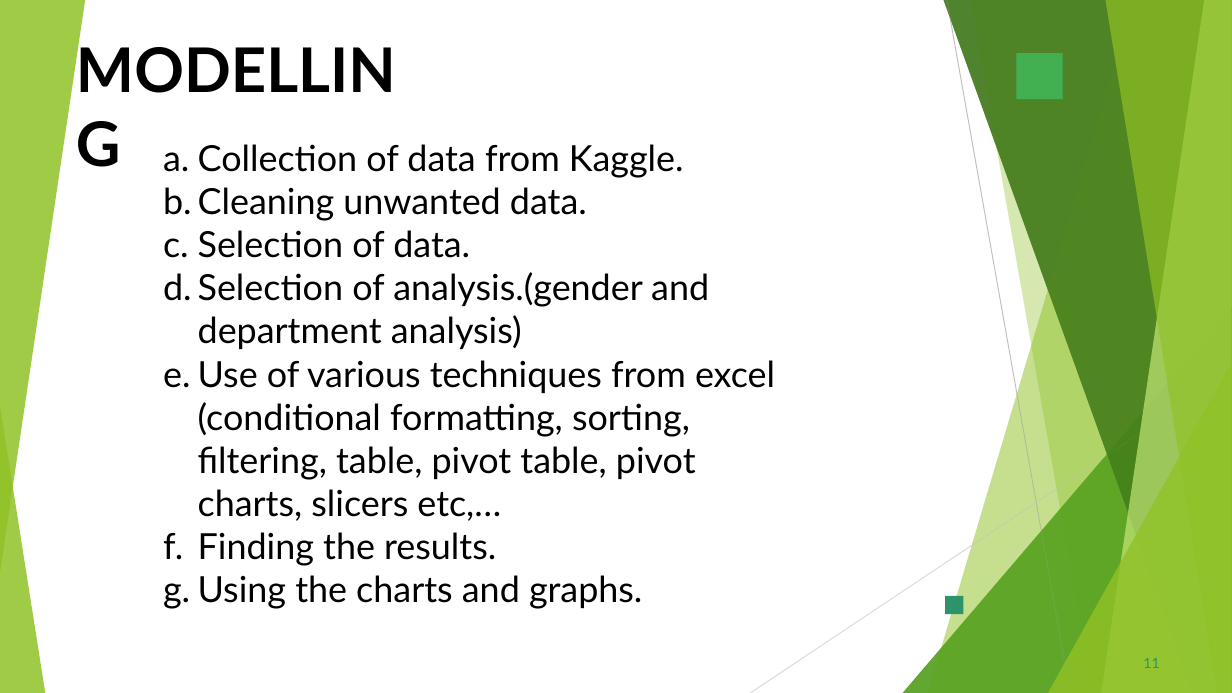
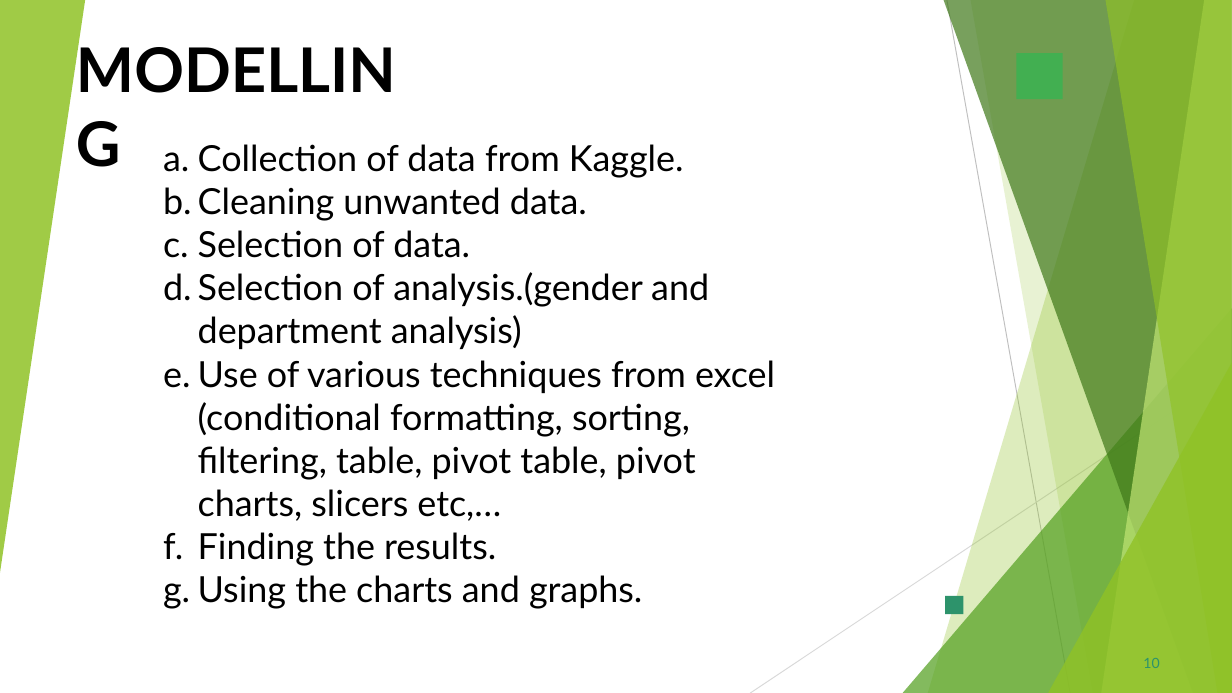
Before and after one commit to Saarathi123/Saarathi-, a slide deck: slide 10 of TNSDC PROJECT.pptx (slide 11 before the commit). Drawn at 1232x693 pixels with LibreOffice and Linux fonts; fonts in the diff are those of the drawing; background and template pictures are left out. Boxes give left, top, right and bottom in pixels: in the first picture for what was removed or moved away, otherwise in the second. Text is boxed around its words. In the diff, an @@ line names an element or a change of style, - is before the commit and + after.

```diff
--- a/TNSDC PROJECT.pptx
+++ b/TNSDC PROJECT.pptx
@@ group removed at (903, 0, 1232, 693): 5 freeform shapes, 2 triangles @@
@@ triangle removed at (0, 406, 45, 693) @@
@@ page number at (1143, 658, 1159, 668): text changed @@
-11
+10
```
Also in this commit, not shown: 2 other slides changed, 1 slide removed.
